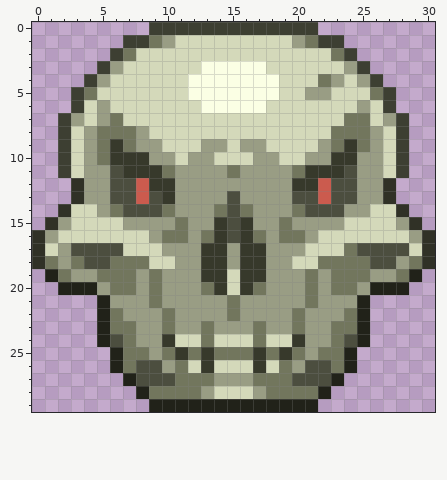
File history of a pixel-art sprite, Items/Accessories/HaloOfHorrors.png. Above, as it was before the edit.
The file is 62x60 pixels, drawn in blocks of 2x2; one block is one cell here. Colours within 5 levels of each other are drawn and written as one.
Now the later version:
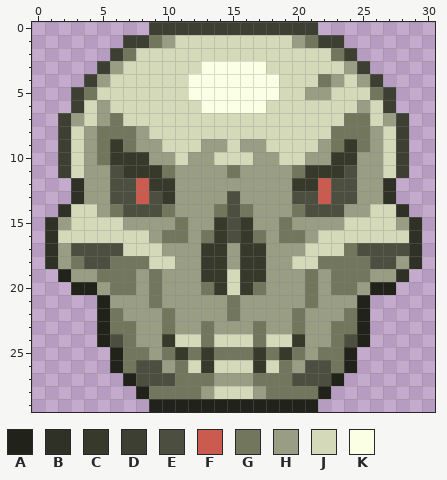
Palette (. is transparent): A #212219  B #303126  C #37392b  D #3d3f32  E #4c4e3f  F #cb5b4e  G #72765d  H #999d84  J #d4d9ba  K #fbffe4
Diff:
Colour G gives way to colour A in row 19 at x 2.
Colour G gives way to colour B in row 18 at x 1 and 29; in row 19 at x 28.
Colour H gives way to colour B in row 16 at x 1 and 29.
Colour J gives way to colour B in row 17 at x 1 and 29.
Colour A is removed in row 19 at x 1 and 29; in row 20 at x 2 and 28.
Colour B is removed in rows 16 to 18 at x 0 and 30.
Boxes around the changes in both pictures, in picture pixels (x1, y1, x2, y2):
changed: (32, 230, 71, 295)
changed: (396, 230, 435, 295)
